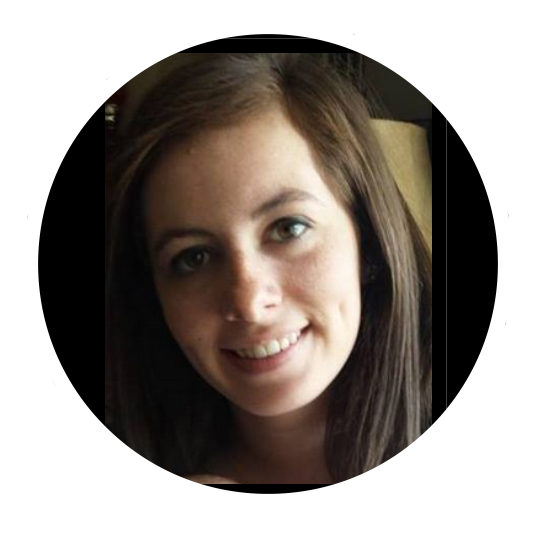
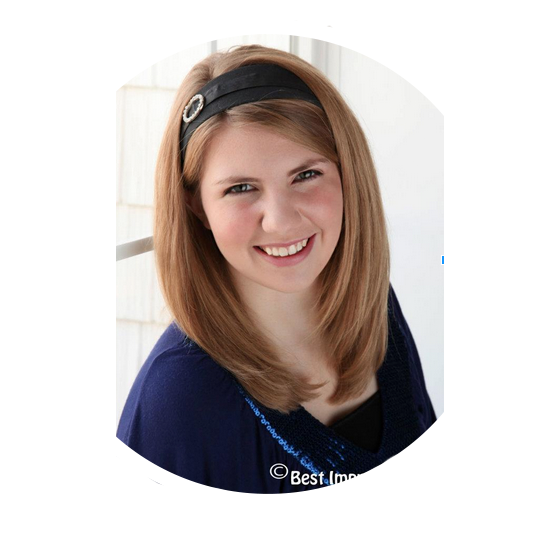
Layered file, before and after one edit (551x538). Changes by layer:
added layer "Layer 3" above "Layer 2" over [38, 20, 510, 494]
hid "Layer 2" over [27, 20, 510, 494]
